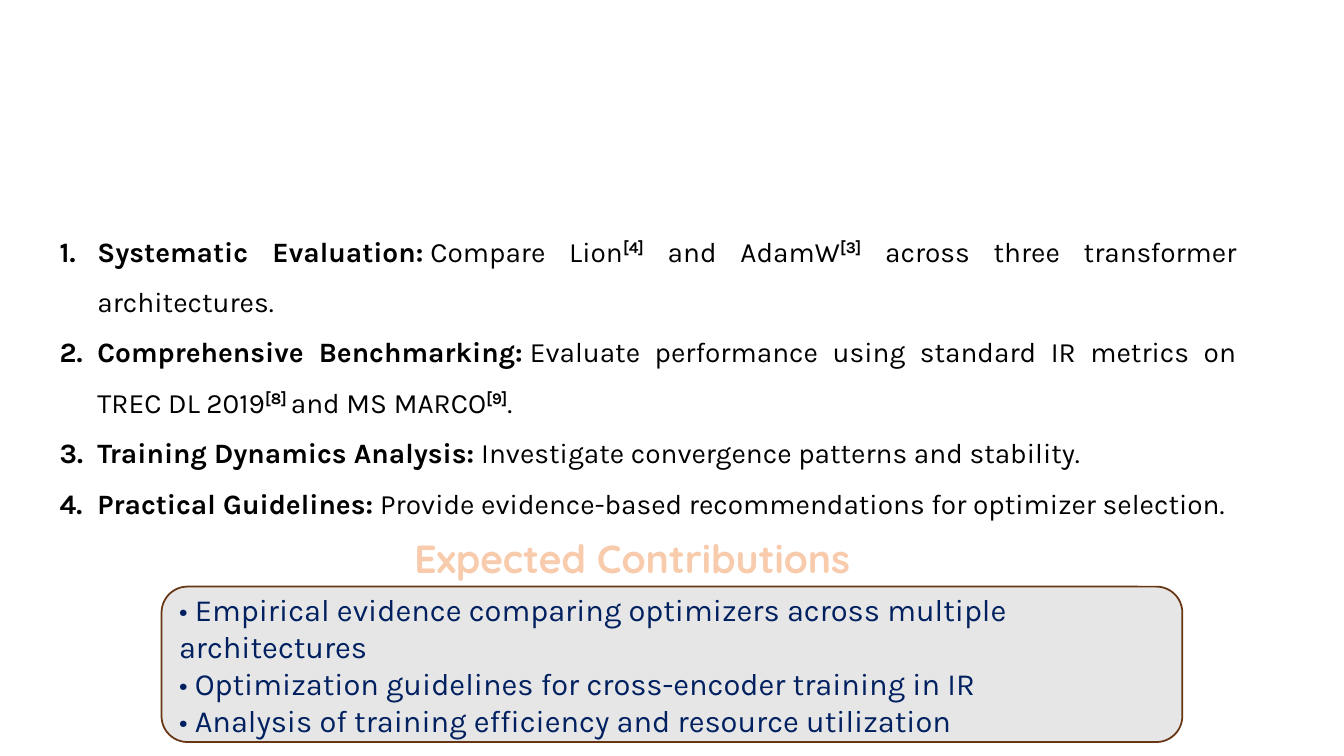
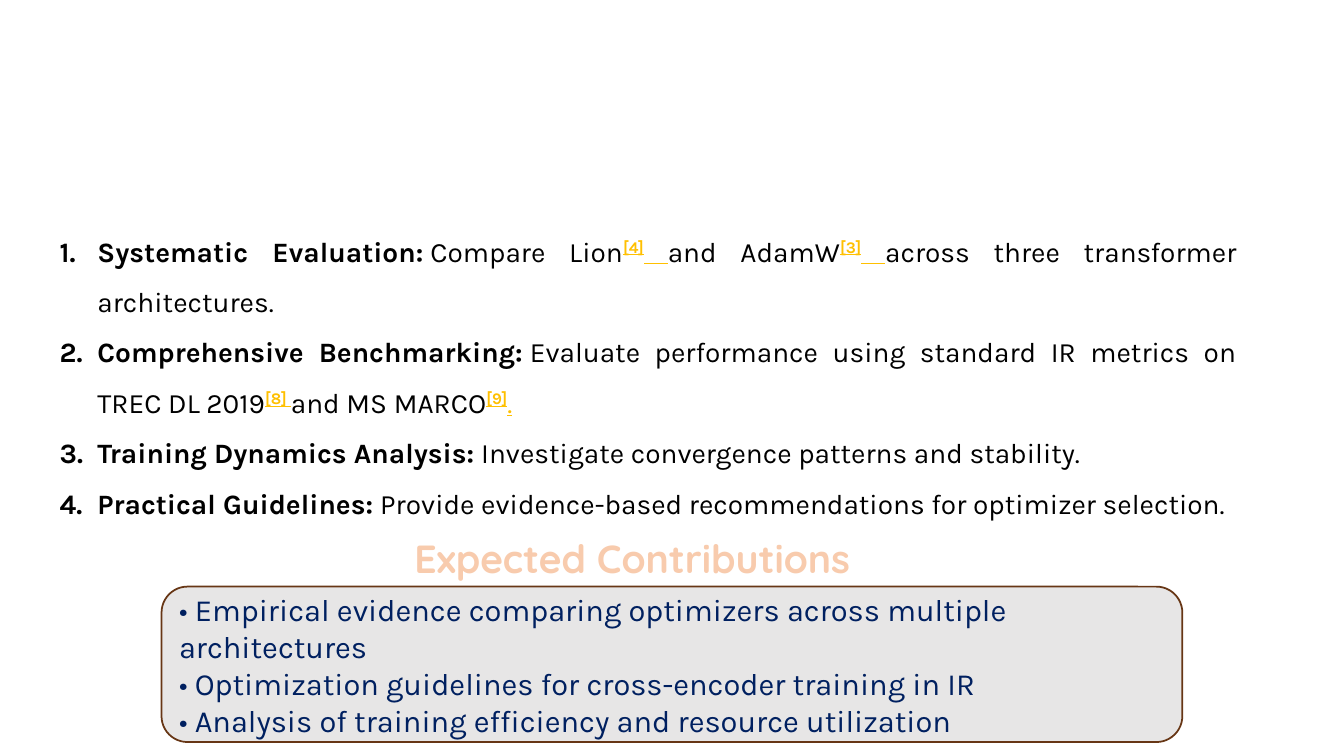
Before and after one commit to skfrost19/cross-encoder-modal, a slide deck: slide 4 of cross_encoder/thesis/Thesis_presentation.pptx. Drawn at 1344x756 pixels with LibreOffice and Linux fonts; fonts in the diff are those of the drawing; background and template pictures are left out. Boxes give left, top, right and bottom in pixels: in the first picture for what was removed or moved away, otherwise in the second. Text is boxed around its words. In the diff, an @@ line names an element or a change of style, - is before the commit and + after.

```diff
--- a/cross_encoder/thesis/Thesis_presentation.pptx
+++ b/cross_encoder/thesis/Thesis_presentation.pptx
@@ text at box(97, 240, 1237, 414): text colour #000000 to #FFC000, underline on in "Lion[4] AdamW[3]", "2019[8] MARCO[9]." @@
```
Also in this commit, not shown: 13 other slides changed, 1 other file.
